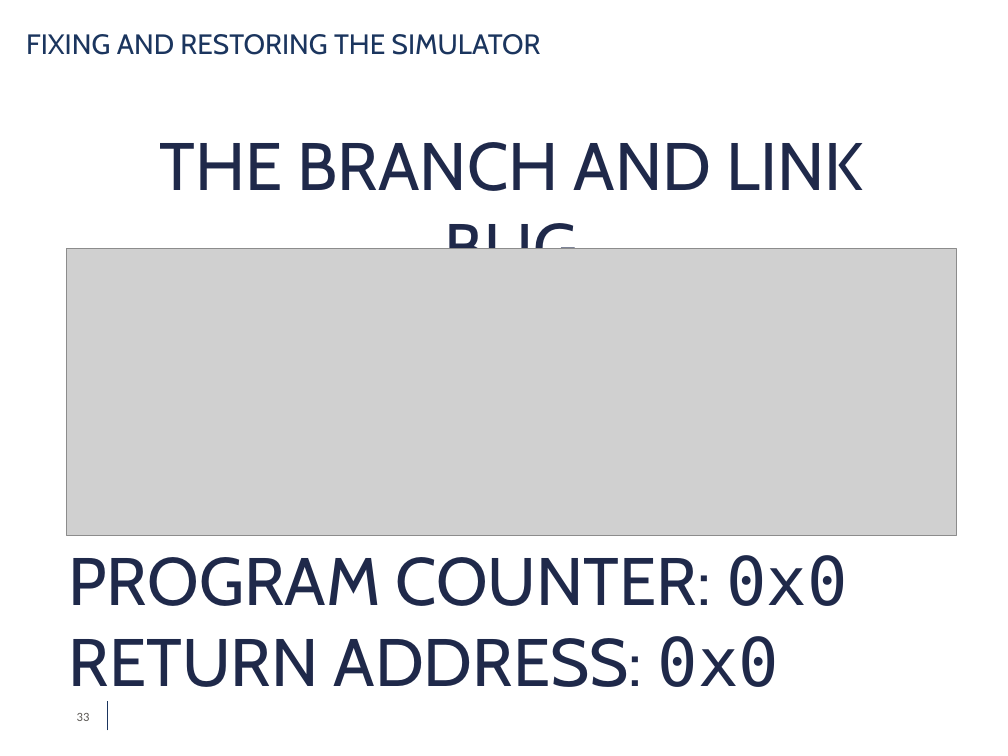
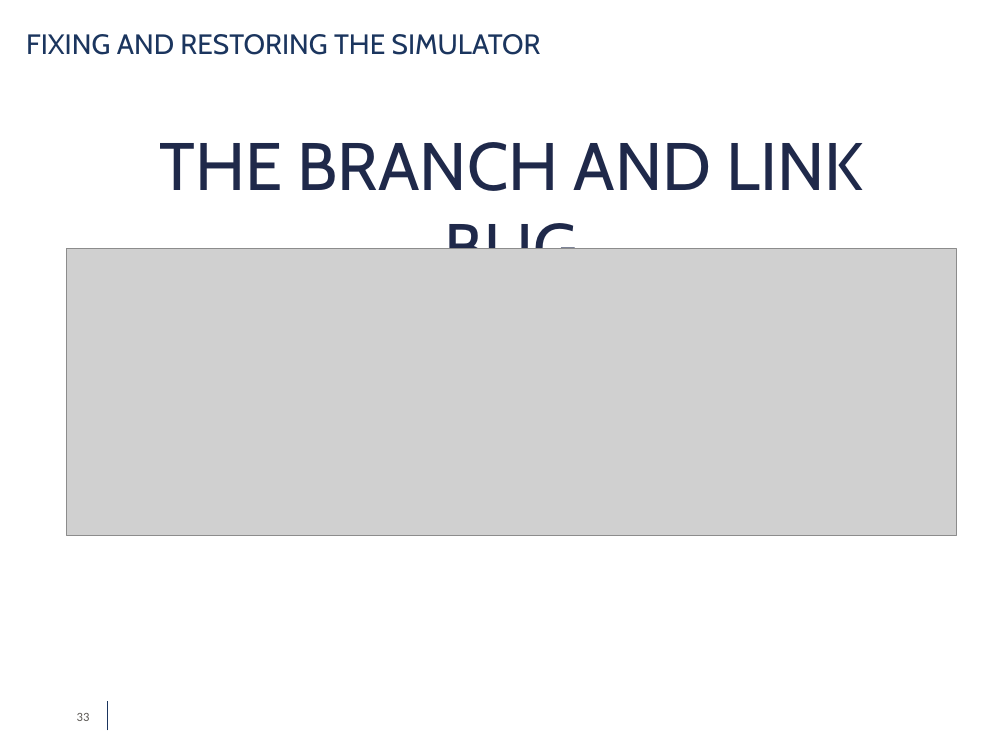
Before and after one commit to simdeistud/bachelors-thesis, a slide deck: slide 33 of SlidesDeiana4_3 -ABRIDGED.pptx. Drawn at 1008x756 pixels with LibreOffice and Linux fonts; fonts in the diff are those of the drawing; grey boxes stand for pictures; background and template pictures are left out. Boxes give left, top, right and bottom in pixels: in the first picture for what was removed or moved away, otherwise in the second. Text is boxed around its words. In the diff, an @@ line names an element or a change of style, - is before the commit and + after.

```diff
--- a/SlidesDeiana4_3 -ABRIDGED.pptx
+++ b/SlidesDeiana4_3 -ABRIDGED.pptx
@@ text removed at [68,555,847,687] @@
-PROGRAM COUNTER: 0x0
-RETURN ADDRESS: 0x0
```
Also in this commit, not shown: 16 other slides changed, 4 slides added, 4 slides removed, 1 other file.
